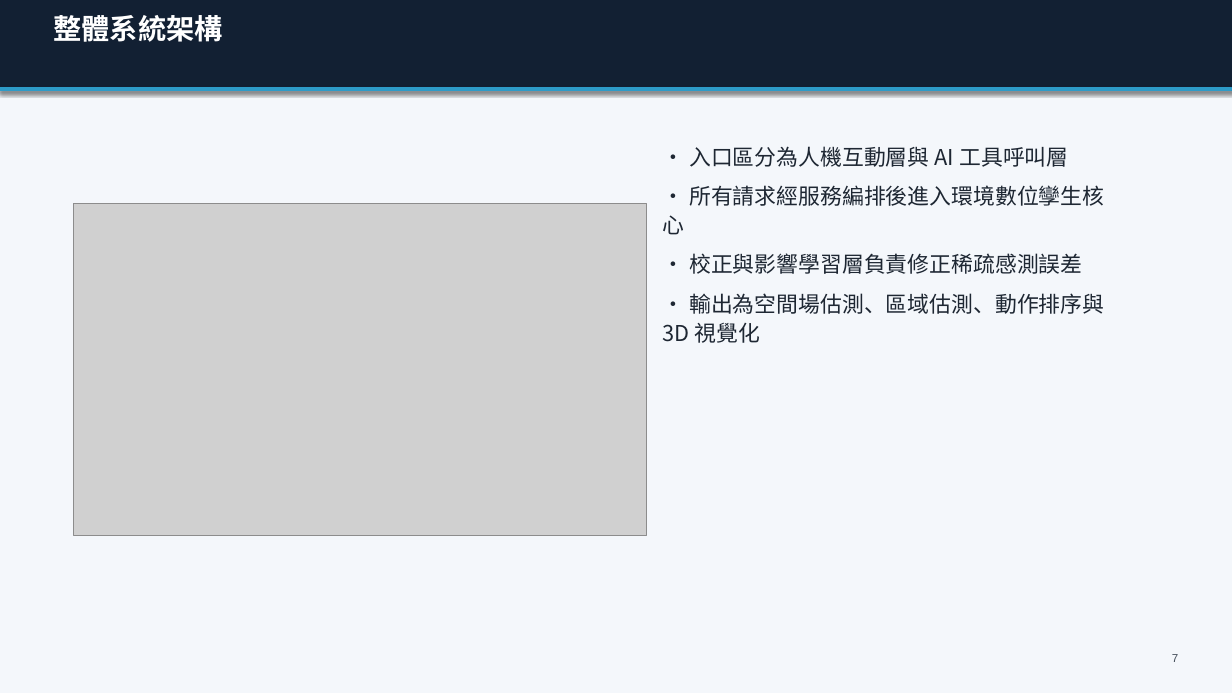
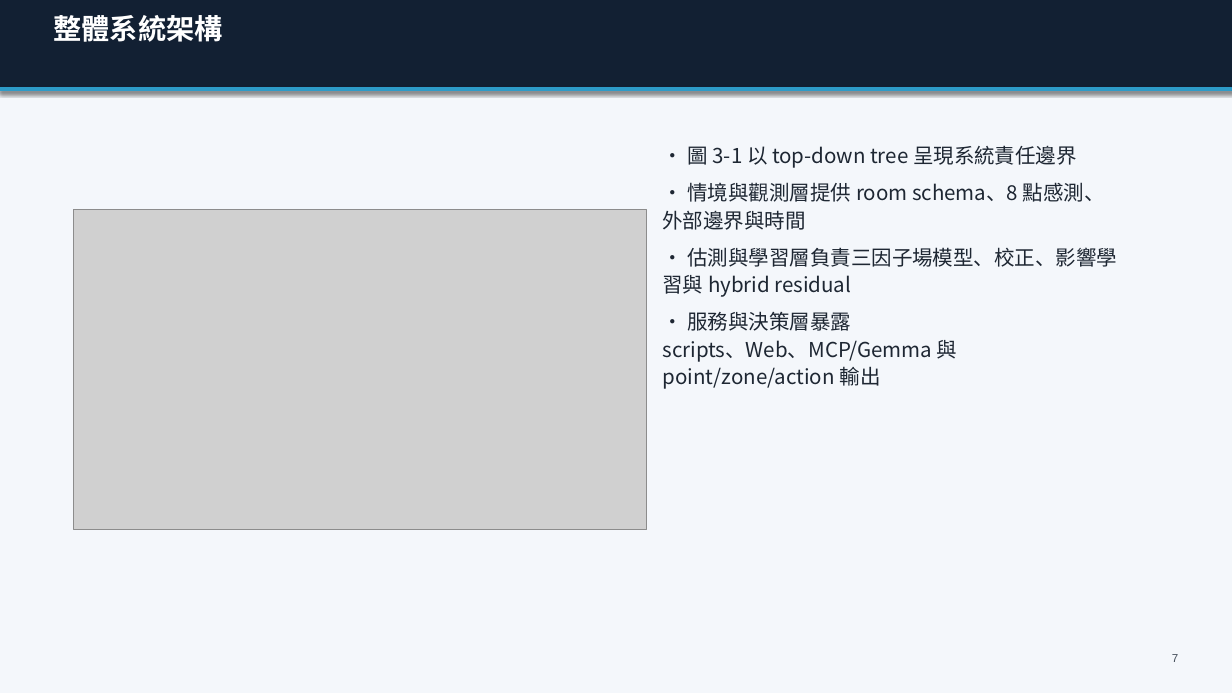
Before and after one commit to Yunitrish006006/A-Spatial-Digital-Twin-Prototype-for-Indoor-Spaces-with-Environmental-Factors, a slide deck: slide 7 of docs/papers/thesis/thesis_presentation_zh_30min.pptx. Drawn at 1232x693 pixels with LibreOffice and Linux fonts; fonts in the diff are those of the drawing; grey boxes stand for pictures. Boxes give left, top, right and bottom in pixels: in the first picture for what was removed or moved away, otherwise in the second. Text is boxed around its words. In the diff, an @@ line names an element or a change of style, - is before the commit and + after.

Commit message:
Refactor system architecture representation and update related documentation
- Updated figure caption in IEEE paper to reflect new terminology for the architecture diagram.
- Modified architecture diagram to represent a top-down abstraction tree structure.
- Adjusted references and descriptions in thesis documents to align with the new architecture representation.
- Enhanced the build script for architecture diagrams to generate the updated SVG format.
- Added unit tests to validate the rendering of the system abstraction tree in SVG format.

```diff
--- a/docs/papers/thesis/thesis_presentation_zh_30min.pptx
+++ b/docs/papers/thesis/thesis_presentation_zh_30min.pptx
@@ text at [662, 145, 1118, 389]: text changed; size 17 to 16 pt @@
-• 入口區分為人機互動層與 AI 工具呼叫層
-• 所有請求經服務編排後進入環境數位孿生核心
-• 校正與影響學習層負責修正稀疏感測誤差
-• 輸出為空間場估測、區域估測、動作排序與 3D 視覺化
+• 圖 3-1 以 top-down tree 呈現系統責任邊界
+• 情境與觀測層提供 room schema、8 點感測、外部邊界與時間
+• 估測與學習層負責三因子場模型、校正、影響學習與 hybrid residual
+• 服務與決策層暴露 scripts、Web、MCP/Gemma 與 point/zone/action 輸出
@@ picture: place and size @@
-picture at [74, 203, 647, 536]
+picture at [74, 209, 647, 530]
```
Also in this commit, not shown: 1 other slide changed, 20 other files.
